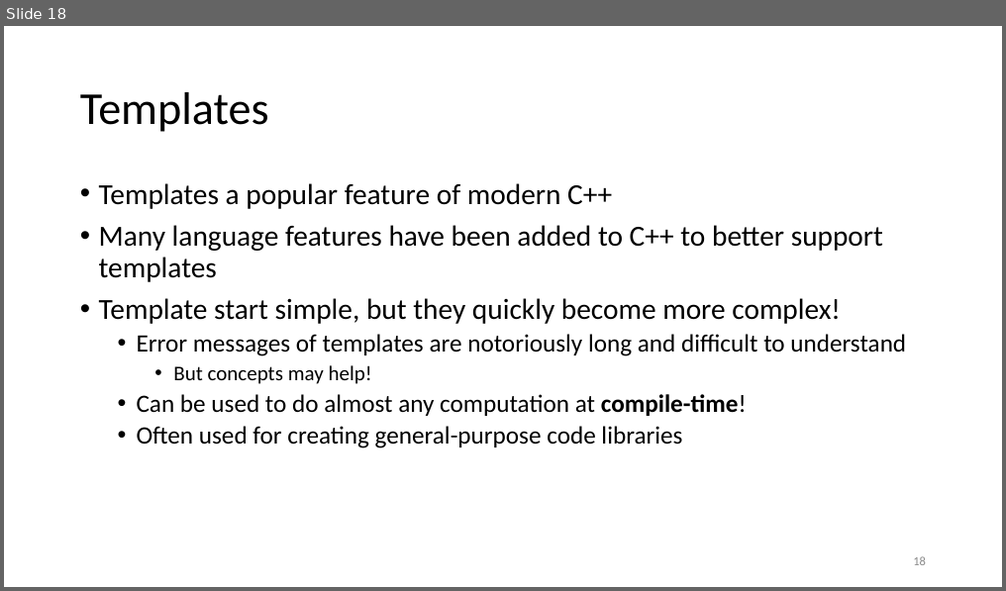
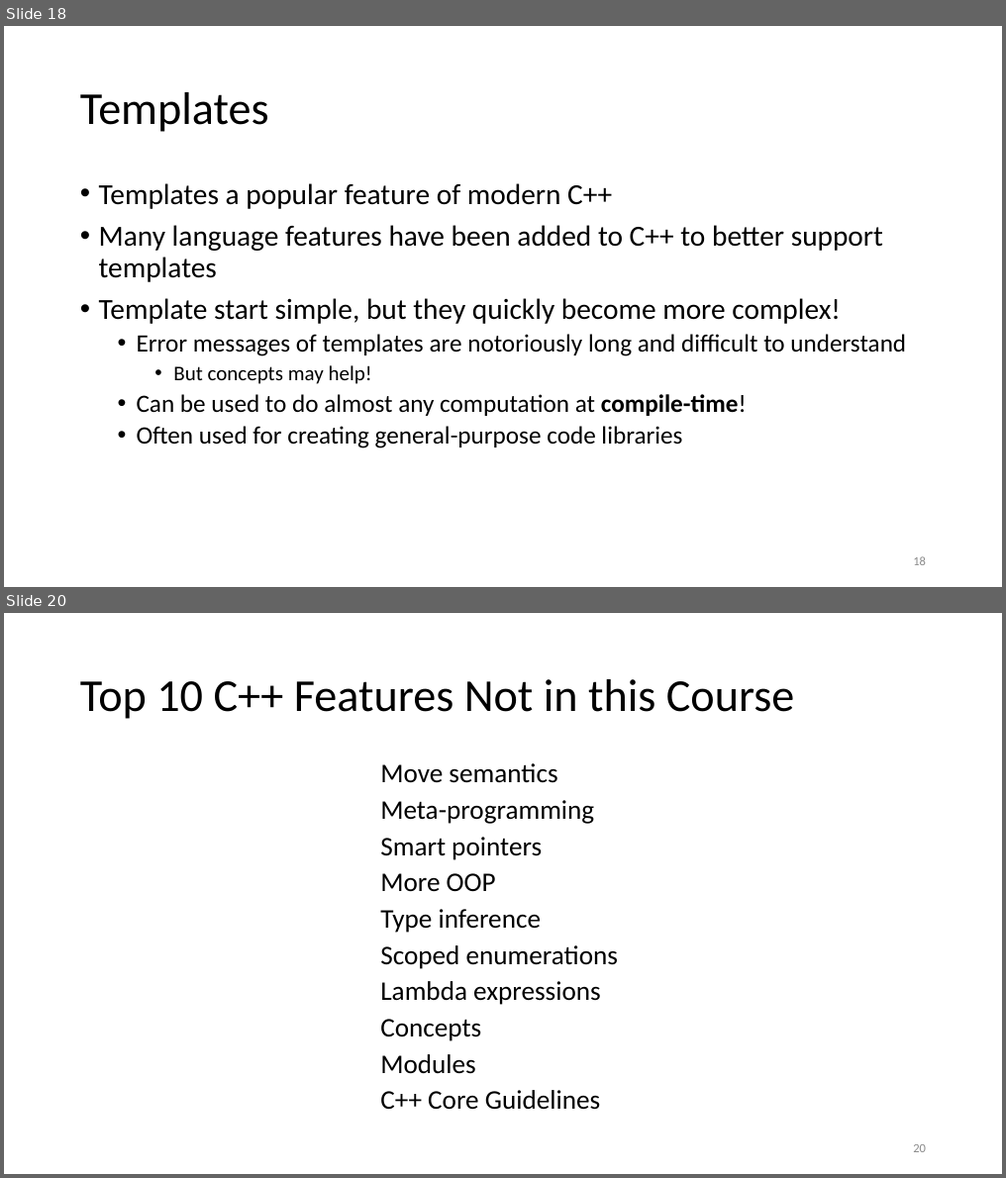
Before and after one commit to tjd1234/cmpt135spring2024, a slide deck: sample_code/week14/week14_cmpt135.pptx. Shown one above the other, each under a label of ours: slide 18 before the commit, slides 18 and 20 after it; the slides between them are not shown. The pictures are 1006x591 and 1006x1178 pixels, drawn with LibreOffice and Linux fonts; fonts in the diff are those of the drawing. Boxes give left, top, right and bottom in pixels: in the first picture for what was removed or moved away, otherwise in the second. Text is boxed around its words. In the diff, an @@ line names an element or a change of style, - is before the commit and + after.

```diff
--- a/sample_code/week14/week14_cmpt135.pptx
+++ b/sample_code/week14/week14_cmpt135.pptx
@@ slide 20 added at (x1=4, y1=613, x2=1002, y2=1174), background #FFFFFF @@
@@ title added at (x1=80, y1=679, x2=795, y2=719), 44 pt, text #000000 @@
+Top 10 C++ Features Not in this Course
@@ text added at (x1=380, y1=763, x2=618, y2=1110), 25.9 pt, text #000000 @@
+Move semantics
+Meta-programming
+Smart pointers
+More OOP
+Type inference
+Scoped enumerations
+Lambda expressions
+Concepts
+Modules
+C++ Core Guidelines
@@ page number added at (x1=913, y1=1145, x2=926, y2=1153), 12 pt, text #8C8C8C @@
+20
```
Also in this commit, not shown: 15 other slides added, 5 other files.
